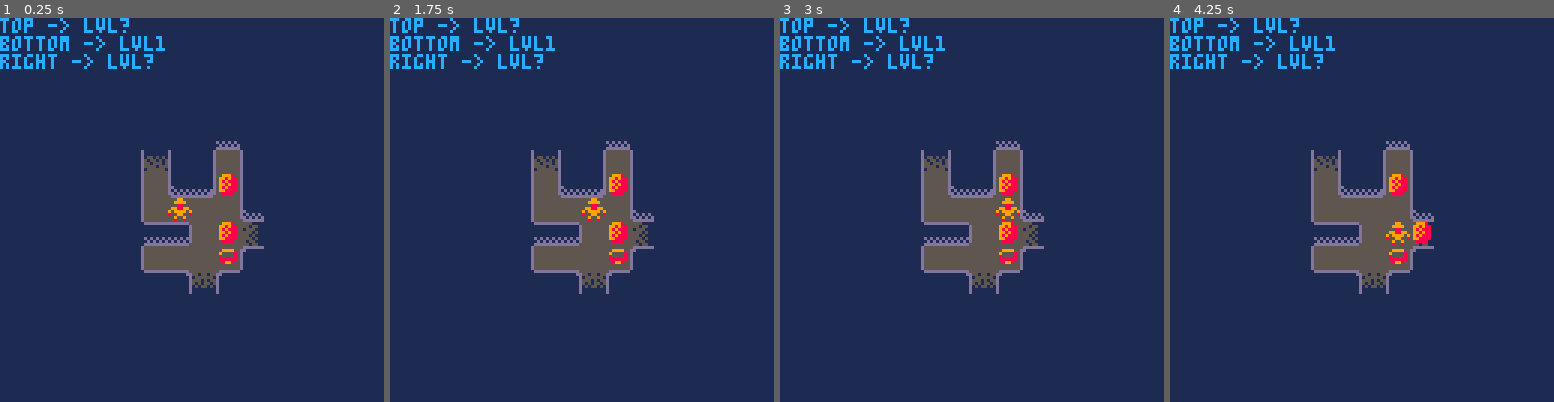
Above: before the commit, frames 1-4 (left to right).
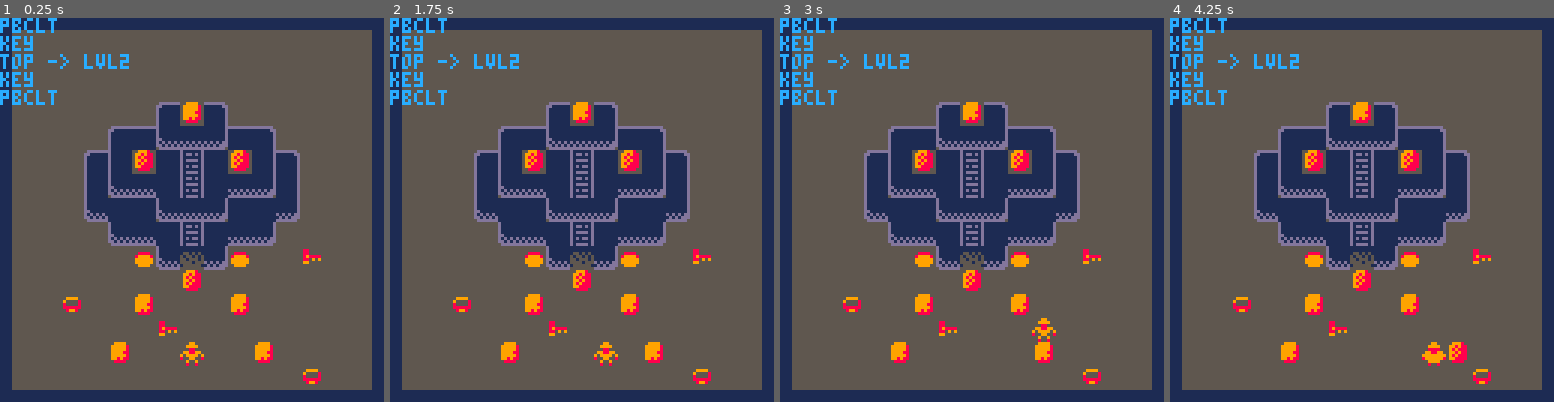
Above: after the commit, the same moments.

Repository: monsieurluge/pico8
Game: PICO-8 cartridge sokoban.p8
Same seed, same stepped clock (60 frames per second), same inputs: the game is played once before the commit and once after it.
Inputs:
- Up to frame 1 (0.25 s): no input
- Up to frame 2 (1.75 s): hold Right from 1.6 s (still down)
- Up to frame 3 (3 s): release Right at 2.1 s; hold Up 2.15-2.42 s; hold Right from 2.47 s (still down)
- Up to frame 4 (4.25 s): release Right at 3.03 s; hold Left 3.08-3.58 s; hold Down 3.63-3.97 s; hold Right from 4.02 s (still down)

The runs differ from the first frame. In frame 1, 78% of the frame differs, in the area x 0-97%, y 0-97%; in frame 2, 78%; in frame 3, 78%; in frame 4, 79%.

Commit message:
sokoban: still trying to fix some issues

Diff:
--- a/sokoban.p8
+++ b/sokoban.p8
@@ -7,7 +7,7 @@
 function _init()
   room={}
   state="play"
-  rooms:start(2)
+  rooms:start(1)
 end
 
 function _update()
@@ -38,6 +38,9 @@
           print(obj.exit_type.." -> lvl?")
         end
       end
+      if obj.item then
+        print(obj.target.name)
+      end
     end
   )
 end
@@ -68,18 +71,18 @@
   self.width=size.w
   self.height=size.h
   self.switches=0
-  self.content={}
   self.objects={}
-  self:load_obj(room.exits,from)
+  self:make(room.exits,from)
 end
 
 function level:at(x,y)
-  for k,v in pairs(self.objects) do
-    if v.x==x and v.y==y then
-      return v
+  local objs={}
+  for o in all(self.objects) do
+    if o.x==x and o.y==y then
+      add(objs,o)
     end
   end
-  return nil
+  return objs
 end
 
 function level:can_move(obj,dx,dy,pow)
@@ -87,25 +90,27 @@
   local nx=obj.x+dx
   local ny=obj.y+dy
   if (not self:in_bounds(nx,ny)) return false
-  local nextobj=self:at(nx,ny)
-  if (nextobj==nil) return true
-  if (nextobj.traversable) return true
-  if (nextobj.item and obj.is_player) return true
-  if self:can_move(nextobj,dx,dy,pow-1) then
-    nextobj:move(dx,dy)
-    return true
-  else
-    return false
-  end
+  local nxtobjs=self:at(nx,ny)
+  local result=true
+  for o in all(nxtobjs) do
+    if o.item and obj.is_player
+    or o.traversable
+    then
+      result=result and true
+    elseif self:can_move(o,dx,dy,pow-1) then
+      o:move(dx,dy)
+    else
+      result=false
+    end
+  end
+  return result
 end
 
 function level:draw()
   local ox=64-self.width*4
   local oy=64-self.height*4
   cls(1)
-  rectfill(
-    ox,oy,ox+self.width*8-1,oy+self.height*8-1,5
-  )
+  rectfill(ox,oy,ox+self.width*8-1,oy+self.height*8-1,5)
   self:draw_objects(ox,oy,true)
   self:draw_objects(ox,oy)
   player:draw_inventory()
@@ -116,9 +121,7 @@
     self.objects,
     function(obj)
       if bg==obj.target.bg then
-        obj.target:draw(
-          obj,(obj.x-1)*8+ox,(obj.y-1)*8+oy
-        )
+        obj.target:draw(obj,(obj.x-1)*8+ox,(obj.y-1)*8+oy)
       end
     end
   )
@@ -145,7 +148,7 @@
   return false
 end
 
-function level:load_obj(exits,from)
+function level:make(exits,from)
   self.objects={}
   for x=1,self.width do
     for y=1,self.height do
@@ -156,7 +159,8 @@
           target=wall,
           sprite=target
         }
-      elseif self:is_exit(target) then
+      end
+      if self:is_exit(target) then
         obj={
           target=exit,
           traversable=true,
@@ -178,7 +182,8 @@
           add_move(plyr)
           add(self.objects,plyr)
         end
-      elseif target==1 then
+      end
+      if target==1 then
         obj={
           target=player,
           moveable=true,
@@ -191,6 +196,15 @@
           moveable=true,
           on_switch=(target==3)
         }
+        if target==3 then
+          local stch={
+            target=switch,
+            x=x,
+            y=y,
+            traversable=true          }
+          add_move(stch)
+          add(self.objects,stch)
+        end
       elseif target==4 then
         obj={
           target=switch,
@@ -415,7 +429,7 @@
 -- tiles ----------------------
 
 exits={18,32,33,34}
-walls={19,20,21,22,35,36,37,38,48,49,50,51,52,53,54,55}
+walls={19,20,21,22,23,35,36,37,38,48,49,50,51,52,53,54,55}
 
 __gfx__
 00000000000990000099980000999900000000000000000000000000000000000088880000000000000000000000000000000000000000000000000000000000
@@ -426,14 +440,14 @@
 00700700800990080998888009989880099999900089980009900000098888900899898000000000000000000000000000000000000000000000000000000000
 00000000009009000088880000888800009999000000000000000000099999900888888000000000000000000000000000000000000000000000000000000000
 00000000008008000000000000000000000000000000000000000000000000000000000000000000000000000000000000000000000000000000000000000000
-0000000000000000000000000dddddd00dddddddddddddddddddddd0000000000000000000000000000000000000000000000000000000000000000000000000
-000000000000000000100100d111111ddd11111111111111111111dd000000000000000000000000000000000000000000000000000000000000000000000000
-000000000000000010000001d111111dd1111111111111111111111d000000000000000000000000000000000000000000000000000000000000000000000000
-000000000000000000010100d111111dd1111111111111111111111d000000000000000000000000000000000000000000000000000000000000000000000000
-000000000000000001010010d111111dd1111111111111111111111d000000000000000000000000000000000000000000000000000000000000000000000000
-000000000000000010100101d111111dd1111111111111111111111d000000000000000000000000000000000000000000000000000000000000000000000000
-000000000000000011111111d111111dd1111111111111111111111d000000000000000000000000000000000000000000000000000000000000000000000000
-000000000000000011111111d111111dd1111111111111111111111d000000000000000000000000000000000000000000000000000000000000000000000000
+0000000000000000000000000dddddd00dddddddddddddddddddddd0d111111d0000000000000000000000000000000000000000000000000000000000000000
+000000000000000000100100d111111ddd11111111111111111111ddd1dd1d1d0000000000000000000000000000000000000000000000000000000000000000
+000000000000000010000001d111111dd1111111111111111111111dd111111d0000000000000000000000000000000000000000000000000000000000000000
+000000000000000000010100d111111dd1111111111111111111111dd1dddd1d0000000000000000000000000000000000000000000000000000000000000000
+000000000000000001010010d111111dd1111111111111111111111dd111111d0000000000000000000000000000000000000000000000000000000000000000
+000000000000000010100101d111111dd1111111111111111111111dd1d1dd1d0000000000000000000000000000000000000000000000000000000000000000
+000000000000000011111111d111111dd1111111111111111111111dd111111d0000000000000000000000000000000000000000000000000000000000000000
+000000000000000011111111d111111dd1111111111111111111111dd1dddd1d0000000000000000000000000000000000000000000000000000000000000000
 000011111100100011111111d111111dd1111111111111111111111d055555500000000000000000000000000000000000000000000000000000000000000000
 000100111110001011111111d111111dd1111111111111111111111d555555550000000000000000000000000000000000000000000000000000000000000000
 010001111101000010010101d111111dd1111111111111111111111d555555550000000000000000000000000000000000000000000000000000000000000000
@@ -555,161 +569,161 @@
 0000000000000000000000000000002622242610240000000000000000000000000000000000000000000000000000000000000000000000000000000000000000000000000000000000000000000000000000000000000000000000000000000000000000000000000000000000000000000000000000000000000000000000
 0000000000000000000000000000002610343602240000000000000000000000000000000000000000000000000000000000000000000000000000000000000000000000000000000000000000000000000000000000000000000000000000000000000000000000000000000000000000000000000000000000000000000000
 0000000000001403160000000000002610011000340000000000000000000000000000000000000000000000000000000000000000000000000000000000000000000000000000000000000000000000000000000000000000000000000000000000000000000000000000000000000000000000000000000000000000000000
-0000001714153435361516000000002531320002200000000000000000000000000000000000000000000000000000000000000000000000000000000000000000000000000000000000000000000000000000000000000000000000000000000000000000000000000000000000000000000000000000000000000000000000
-0000001424022525250226160000002608000005140000000000000000000000000000000000000000000000000000000000000000000000000000000000000000000000000000000000000000000000000000000000000000000000000000000000000000000000000000000000000000000000000000000000000000000000
-0000002434352525253536260000002515161214250000000000000000000000000000000000000000000000000000000000000000000000000000000000000000000000000000000000000000000000000000000000000000000000000000000000000000000000000000000000000000000000000000000000000000000000
-1717003425253435362525360000000000000000000000000000000000000000000000000000000000000000000000000000000000000000000000000000000000000000000000000000000000000000000000000000000000000000000000000000000000000000000000000000000000000000000000000000000000000000
-1717000034352525253536000000000000000000000000000000000000000000000000000000000000000000000000000000000000000000000000000000000000000000000000000000000000000000000000000000000000000000000000000000000000000000000000000000000000000000000000000000000000000000
-1700001717173422360000000000000000000000000000000000000000000000000000000000000000000000000000000000000000000000000000000000000000000000000000000000000000000000000000000000000000000000000000000000000000000000000000000000000000000000000000000000000000000000
-1717001700000002000000000000000000000000000000000000000000000000000000000000000000000000000000000000000000000000000000000000000000000000000000000000000000000000000000000000000000000000000000000000000000000000000000000000000000000000000000000000000000000000
-1700000000030000000300000000000000000000000000000000000000000000000000000000000000000000000000000000000000000000000000000000000000000000000000000000000000000000000000000000000000000000000000000000000000000000000000000000000000000000000000000000000000000000
-0000000000000000000000000000000000000000000000000000000000000000000000000000000000000000000000000000000000000000000000000000000000000000000000000000000000000000000000000000000000000000000000000000000000000000000000000000000000000000000000000000000000000000
-0000000003000000000003000000000000000000000000000000000000000000000000000000000000000000000000000000000000000000000000000000000000000000000000000000000000000000000000000000000000000000000000000000000000000000000000000000000000000000000000000000000000000000
-0000000000000000000000000000000000000000000000000000000000000000000000000000000000000000000000000000000000000000000000000000000000000000000000000000000000000000000000000000000000000000000000000000000000000000000000000000000000000000000000000000000000000000
-0000000000000000000000000000000000000000000000000000000000000000000000000000000000000000000000000000000000000000000000000000000000000000000000000000000000000000000000000000000000000000000000000000000000000000000000000000000000000000000000000000000000000000
-0000000000000000000000000000000000000000000000000000000000000000000000000000000000000000000000000000000000000000000000000000000000000000000000000000000000000000000000000000000000000000000000000000000000000000000000000000000000000000000000000000000000000000
-0000000000000000000000000000000000000000000000000000000000000000000000000000000000000000000000000000000000000000000000000000000000000000000000000000000000000000000000000000000000000000000000000000000000000000000000000000000000000000000000000000000000000000
-0000000000000000000000000000000000000000000000000000000000000000000000000000000000000000000000000000000000000000000000000000000000000000000000000000000000000000000000000000000000000000000000000000000000000000000000000000000000000000000000000000000000000000
-0000000000000000000000000000000000000000000000000000000000000000000000000000000000000000000000000000000000000000000000000000000000000000000000000000000000000000000000000000000000000000000000000000000000000000000000000000000000000000000000000000000000000000
-0000000000000000000000000000000000000000000000000000000000000000000000000000000000000000000000000000000000000000000000000000000000000000000000000000000000000000000000000000000000000000000000000000000000000000000000000000000000000000000000000000000000000000
-0000000000000000000000000000000000000000000000000000000000000000000000000000000000000000000000000000000000000000000000000000000000000000000000000000000000000000000000000000000000000000000000000000000000000000000000000000000000000000000000000000000000000000
-0000000000000000000000000000000000000000000000000000000000000000000000000000000000000000000000000000000000000000000000000000000000000000000000000000000000000000000000000000000000000000000000000000000000000000000000000000000000000000000000000000000000000000
-0000000000000000000000000000000000000000000000000000000000000000000000000000000000000000000000000000000000000000000000000000000000000000000000000000000000000000000000000000000000000000000000000000000000000000000000000000000000000000000000000000000000000000
-0000000000000000000000000000000000000000000000000000000000000000000000000000000000000000000000000000000000000000000000000000000000000000000000000000000000000000000000000000000000000000000000000000000000000000000000000000000000000000000000000000000000000000
-0000000000000000000000000000000000000000000000000000000000000000000000000000000000000000000000000000000000000000000000000000000000000000000000000000000000000000000000000000000000000000000000000000000000000000000000000000000000000000000000000000000000000000
-0000000000000000000000000000000000000000000000000000000000000000000000000000000000000000000000000000000000000000000000000000000000000000000000000000000000000000000000000000000000000000000000000000000000000000000000000000000000000000000000000000000000000000
-0000000000000000000000000000000000000000000000000000000000000000000000000000000000000000000000000000000000000000000000000000000000000000000000000000000000000000000000000000000000000000000000000000000000000000000000000000000000000000000000000000000000000000
-0000000000000000000000000000000000000000000000000000000000000000000000000000000000000000000000000000000000000000000000000000000000000000000000000000000000000000000000000000000000000000000000000000000000000000000000000000000000000000000000000000000000000000
-0000000000000000000000000000000000000000000000000000000000000000000000000000000000000000000000000000000000000000000000000000000000000000000000000000000000000000000000000000000000000000000000000000000000000000000000000000000000000000000000000000000000000000
-0000000000000000000000000000000000000000000000000000000000000000000000000000000000000000000000000000000000000000000000000000000000000000000000000000000000000000000000000000000000000000000000000000000000000000000000000000000000000000000000000000000000000000
-0000000000000000000000000000000000000000000000000000000000000000000000000000000000000000000000000000000000000000000000000000000000000000000000000000000000000000000000000000000000000000000000000000000000000000000000000000000000000000000000000000000000000000
-…(130 lines of a section not shown)…
+0000000014153435361516000000002531320002200000000000000000000000000000000000000000000000000000000000000000000000000000000000000000000000000000000000000000000000000000000000000000000000000000000000000000000000000000000000000000000000000000000000000000000000
+0000001424022517250226160000002608000005140000000000000000000000000000000000000000000000000000000000000000000000000000000000000000000000000000000000000000000000000000000000000000000000000000000000000000000000000000000000000000000000000000000000000000000000
+0000002434352517253536260000002515161214250000000000000000000000000000000000000000000000000000000000000000000000000000000000000000000000000000000000000000000000000000000000000000000000000000000000000000000000000000000000000000000000000000000000000000000000
+0000003425253435362525360000000000000000000000000000000000000000000000000000000000000000000000000000000000000000000000000000000000000000000000000000000000000000000000000000000000000000000000000000000000000000000000000000000000000000000000000000000000000000
+0000000034352517253536000000000000000000000000000000000000000000000000000000000000000000000000000000000000000000000000000000000000000000000000000000000000000000000000000000000000000000000000000000000000000000000000000000000000000000000000000000000000000000
+0000000000043422360400000600000000000000000000000000000000000000000000000000000000000000000000000000000000000000000000000000000000000000000000000000000000000000000000000000000000000000000000000000000000000000000000000000000000000000000000000000000000000000
+0000000000000002000000000000000000000000000000000000000000000000000000000000000000000000000000000000000000000000000000000000000000000000000000000000000000000000000000000000000000000000000000000000000000000000000000000000000000000000000000000000000000000000
+0000050000030000000300000000000000000000000000000000000000000000000000000000000000000000000000000000000000000000000000000000000000000000000000000000000000000000000000000000000000000000000000000000000000000000000000000000000000000000000000000000000000000000
+0000000000000600000000000000000000000000000000000000000000000000000000000000000000000000000000000000000000000000000000000000000000000000000000000000000000000000000000000000000000000000000000000000000000000000000000000000000000000000000000000000000000000000
+0000000003000001000003000000000000000000000000000000000000000000000000000000000000000000000000000000000000000000000000000000000000000000000000000000000000000000000000000000000000000000000000000000000000000000000000000000000000000000000000000000000000000000
+0000000000000000000000000500000000000000000000000000000000000000000000000000000000000000000000000000000000000000000000000000000000000000000000000000000000000000000000000000000000000000000000000000000000000000000000000000000000000000000000000000000000000000
+0000000000000000000000000000000000000000000000000000000000000000000000000000000000000000000000000000000000000000000000000000000000000000000000000000000000000000000000000000000000000000000000000000000000000000000000000000000000000000000000000000000000000000
+0000000000000000000000000000000000000000000000000000000000000000000000000000000000000000000000000000000000000000000000000000000000000000000000000000000000000000000000000000000000000000000000000000000000000000000000000000000000000000000000000000000000000000
+0000000000000000000000000000000000000000000000000000000000000000000000000000000000000000000000000000000000000000000000000000000000000000000000000000000000000000000000000000000000000000000000000000000000000000000000000000000000000000000000000000000000000000
+0000000000000000000000000000000000000000000000000000000000000000000000000000000000000000000000000000000000000000000000000000000000000000000000000000000000000000000000000000000000000000000000000000000000000000000000000000000000000000000000000000000000000000
+0000000000000000000000000000000000000000000000000000000000000000000000000000000000000000000000000000000000000000000000000000000000000000000000000000000000000000000000000000000000000000000000000000000000000000000000000000000000000000000000000000000000000000
+0000000000000000000000000000000000000000000000000000000000000000000000000000000000000000000000000000000000000000000000000000000000000000000000000000000000000000000000000000000000000000000000000000000000000000000000000000000000000000000000000000000000000000
+0000000000000000000000000000000000000000000000000000000000000000000000000000000000000000000000000000000000000000000000000000000000000000000000000000000000000000000000000000000000000000000000000000000000000000000000000000000000000000000000000000000000000000
+0000000000000000000000000000000000000000000000000000000000000000000000000000000000000000000000000000000000000000000000000000000000000000000000000000000000000000000000000000000000000000000000000000000000000000000000000000000000000000000000000000000000000000
+0000000000000000000000000000000000000000000000000000000000000000000000000000000000000000000000000000000000000000000000000000000000000000000000000000000000000000000000000000000000000000000000000000000000000000000000000000000000000000000000000000000000000000
+0000000000000000000000000000000000000000000000000000000000000000000000000000000000000000000000000000000000000000000000000000000000000000000000000000000000000000000000000000000000000000000000000000000000000000000000000000000000000000000000000000000000000000
+0000000000000000000000000000000000000000000000000000000000000000000000000000000000000000000000000000000000000000000000000000000000000000000000000000000000000000000000000000000000000000000000000000000000000000000000000000000000000000000000000000000000000000
+0000000000000000000000000000000000000000000000000000000000000000000000000000000000000000000000000000000000000000000000000000000000000000000000000000000000000000000000000000000000000000000000000000000000000000000000000000000000000000000000000000000000000000
+0000000000000000000000000000000000000000000000000000000000000000000000000000000000000000000000000000000000000000000000000000000000000000000000000000000000000000000000000000000000000000000000000000000000000000000000000000000000000000000000000000000000000000
+0000000000000000000000000000000000000000000000000000000000000000000000000000000000000000000000000000000000000000000000000000000000000000000000000000000000000000000000000000000000000000000000000000000000000000000000000000000000000000000000000000000000000000
+0000000000000000000000000000000000000000000000000000000000000000000000000000000000000000000000000000000000000000000000000000000000000000000000000000000000000000000000000000000000000000000000000000000000000000000000000000000000000000000000000000000000000000
+0000000000000000000000000000000000000000000000000000000000000000000000000000000000000000000000000000000000000000000000000000000000000000000000000000000000000000000000000000000000000000000000000000000000000000000000000000000000000000000000000000000000000000
+0000000000000000000000000000000000000000000000000000000000000000000000000000000000000000000000000000000000000000000000000000000000000000000000000000000000000000000000000000000000000000000000000000000000000000000000000000000000000000000000000000000000000000
+…(130 lines of a section not shown)…
